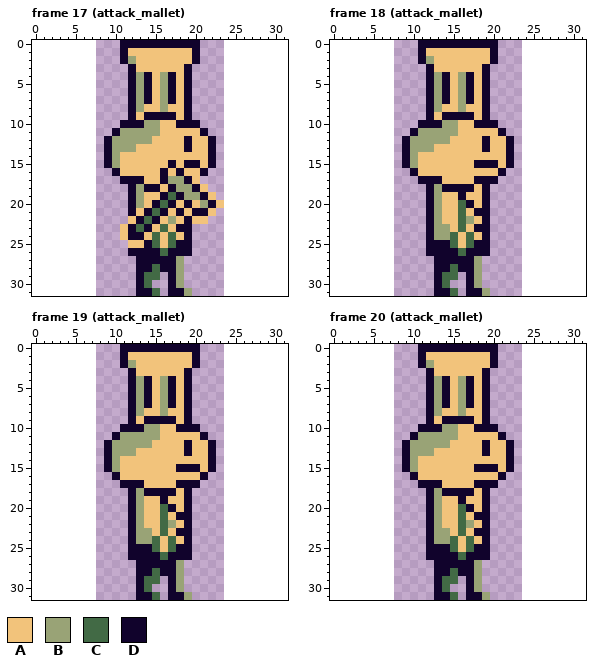
A pixel-art file gets an edit: art/characters/lechef.aseprite. Above, as it was before the edit.
16x32 pixels, 40 frames. Shown: frame 17 (attack_mallet), frame 18 (attack_mallet), frame 19 (attack_mallet), frame 20 (attack_mallet). The old version is drawn lined up with the new one, on the new canvas. The commit also changed other frames, which this record leaves out.
Visible layers, top first: "Layer 1", "idle".
Palette (. is transparent): A #f2c37b  B #99a376  C #426a45  D #11032c
Pixels before, frame 17 (attack_mallet), first column x 9:
 0 ..DDDDDDDDDD...
 1 ..DAAAAAAAAD...
 2 ..DBAAAAAAAD...
 3 ...DAAAAAAD....
 4 ...DBDABDAD....
 5 ...DBDABDAD....
 6 ...DBDABDAD....
 7 ...DBDABDAD....
 8 ...DBAABAAD....
 9 ...DADDDDAD....
10 ..DDDBBAADDD...
11 .DBBBBBAAAAAD..
12 DBBBBBAAAADAAD.
13 DBBBAAAAAADAAD.
14 DBAAAAAAAAAAAD.
15 DBAAAAAADADDAD.
16 .DAAAAADADAAD..
17 ..DDDAADBBDA...
18 ...DBDDADBBDA..
19 ...DBAADCDBBDA.
20 ...DBADCDADABDA
21 ...DADCDADADDA.
22 ...ADCDABADAA..
23 ..ADCDACADD....
24 ..ADDACACAD....
25 ...AADCACDD....
26 ...DDDDCDDD....
27 ....DDDDDB.....
28 ....DDCDDB.....
29 ....DCC.DB.....
30 ....DC..DB.....
31 ....DDC.DDB....
Pixels before, frame 18 (attack_mallet), first column x 9:
 0 ..DDDDDDDDDD..
 1 ..DAAAAAAAAD..
 2 ..DBAAAAAAAD..
 3 ...DAAAAAAD...
 4 ...DBDABDAD...
 5 ...DBDABDAD...
 6 ...DBDABDAD...
 7 ...DBDABDAD...
 8 ...DBAABAAD...
 9 ...DADDDDAD...
10 ..DDDBBAADDD..
11 .DBBBBBAAAAAD.
12 DBBBBBAAAADAAD
13 DBBBAAAAAADAAD
14 DBAAAAAAAAAAAD
15 DBAAAAAAADDDAD
16 .DAAAAAAAAAAD.
17 ..DDDAAAADDD..
18 ...DBDDDDAD...
19 ...DBAADAAD...
20 ...DBAACDAD...
21 ...DBAACADD...
22 ...DBAACBAD...
23 ...DBBACADD...
24 ...DBBCACAD...
25 ...DDDCACDD...
26 ...DDDDCDDD...
27 ....DDDDDB....
28 ....DDCDDB....
29 ....DCC.DB....
30 ....DC..DB....
31 ....DDC.DDB...
Pixels before, frame 19 (attack_mallet), first column x 9:
 0 ..DDDDDDDDDD..
 1 ..DAAAAAAAAD..
 2 ..DBAAAAAAAD..
 3 ...DAAAAAAD...
 4 ...DBDABDAD...
 5 ...DBDABDAD...
 6 ...DBDABDAD...
 7 ...DBDABDAD...
 8 ...DBAABAAD...
 9 ...DADDDDAD...
10 ..DDDBBAADDD..
11 .DBBBBBAAAAAD.
12 DBBBBBAAAADAAD
13 DBBBAAAAAADAAD
14 DBAAAAAAAAAAAD
15 DBAAAAAAADDDAD
16 .DAAAAAAAAAAD.
17 ..DDDAAAADDD..
18 ...DBDDDDAD...
19 ...DBAADAAD...
20 ...DBAACDAD...
21 ...DBAACADD...
22 ...DBAACBAD...
23 ...DBBACADD...
24 ...DBBCACAD...
25 ...DDDCACDD...
26 ...DDDDCDDD...
27 ....DDDDDB....
28 ....DDCDDB....
29 ....DCC.DB....
30 ....DC..DB....
31 ....DDC.DDB...
Pixels before, frame 20 (attack_mallet), first column x 9:
 0 ..DDDDDDDDDD..
 1 ..DAAAAAAAAD..
 2 ..DBAAAAAAAD..
 3 ...DAAAAAAD...
 4 ...DBDABDAD...
 5 ...DBDABDAD...
 6 ...DBDABDAD...
 7 ...DBDABDAD...
 8 ...DBAABAAD...
 9 ...DADDDDAD...
10 ..DDDBBAADDD..
11 .DBBBBBAAAAAD.
12 DBBBBBAAAADAAD
13 DBBBAAAAAADAAD
14 DBAAAAAAAAAAAD
15 DBAAAAAAADDDAD
16 .DAAAAAAAAAAD.
17 ..DDDAAAADDD..
18 ...DBDDDDAD...
19 ...DBAADAAD...
20 ...DBAACDAD...
21 ...DBAACADD...
22 ...DBAACBAD...
23 ...DBBACADD...
24 ...DBBCACAD...
25 ...DDDCACDD...
26 ...DDDDCDDD...
27 ....DDDDDB....
28 ....DDCDDB....
29 ....DCC.DB....
30 ....DC..DB....
31 ....DDC.DDB...
New version:
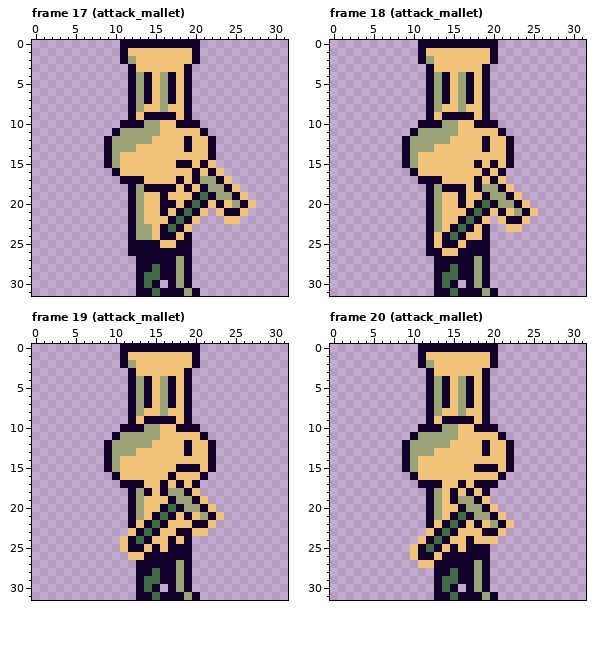
The commit says: Chef idle and walk animations
Diff:
canvas 16x32 -> 32x32, the old top-left corner now at 8,0
Changed rows in their new state; - is an unchanged pixel.
Frame 17 (attack_mallet):
first column x 11:
15 ------AD-ADA-----
16 -----A-A-DADA----
17 -----AADADBBDA---
18 -----D-ADADBBDA--
19 ------AAADCDBBDA-
20 ----AD---CDADABDA
21 --BAA---C-A.ADDA-
22 -DBAA-DC--.--AA--
23 .-BB-DC-A--------
24 .-BBADD----------
25 -DD-D-A----------
26 -----D-----------
27 --------D--------
28 --------D--------
29 -----D--D--------
30 ----D---D--------
31 -----D---D-------
Frame 18 (attack_mallet):
first column x 13:
15 ------A------
16 ------D------
17 ------A-A----
18 ----ADBBDA---
19 -------BBDA--
20 ---DADCDBBDA-
21 ---ADC-ADABDA
22 ---DCDA-ADDA-
23 -AD-DA---AA--
24 AD-DA--------
25 A-D-D--------
26 -AAD---------
27 ------D------
28 ------D------
29 ---D--D------
30 --D---D------
31 ---D---D-----
Frame 19 (attack_mallet):
first column x 11:
16 ------D------
17 -----D--A----
18 ----A-BB-A---
19 -----ADBBDA--
20 -----DCDBBDA-
21 ----D-DA-ABDA
22 --ADCDA-ADDA-
23 -ADCDA---AA--
24 A-CDA-D------
25 A--AD-D------
26 -AA--D-------
27 --------D----
28 --------D----
29 -----D--D----
30 ----D---D----
31 -----D---D---
Frame 20 (attack_mallet):
first column x 10:
17 ------D------
18 ----A-A------
19 -----DBBDA---
20 ------DBB-A--
21 -----D-DBBDA-
22 ---ADCDADABDA
23 --ADCDA-A-DA-
24 -A-CDA-D-AA--
25 ADC-AD-D-----
26 AD-A--D------
27 -AA------D---
28 ---------D---
29 ------D--D---
30 -----D---D---
31 ------D---D--
Pixel boxes of the changes (left, top, right, bottom) in both pictures:
changed: (120, 160, 256, 296)
changed: (434, 160, 538, 296)
changed: (120, 472, 224, 600)
changed: (410, 480, 514, 600)
